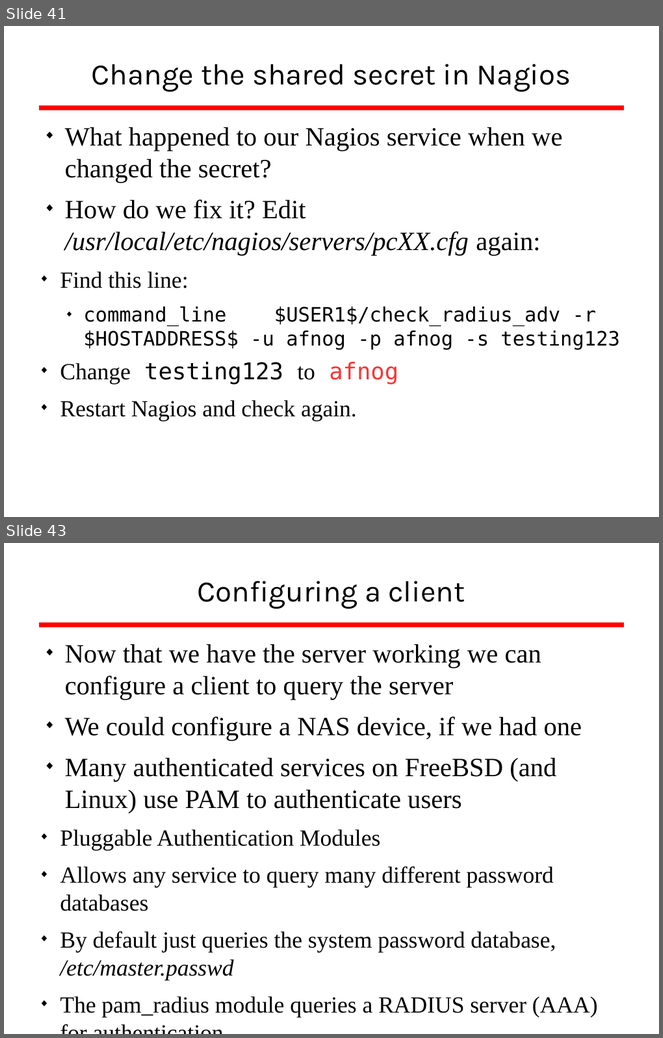
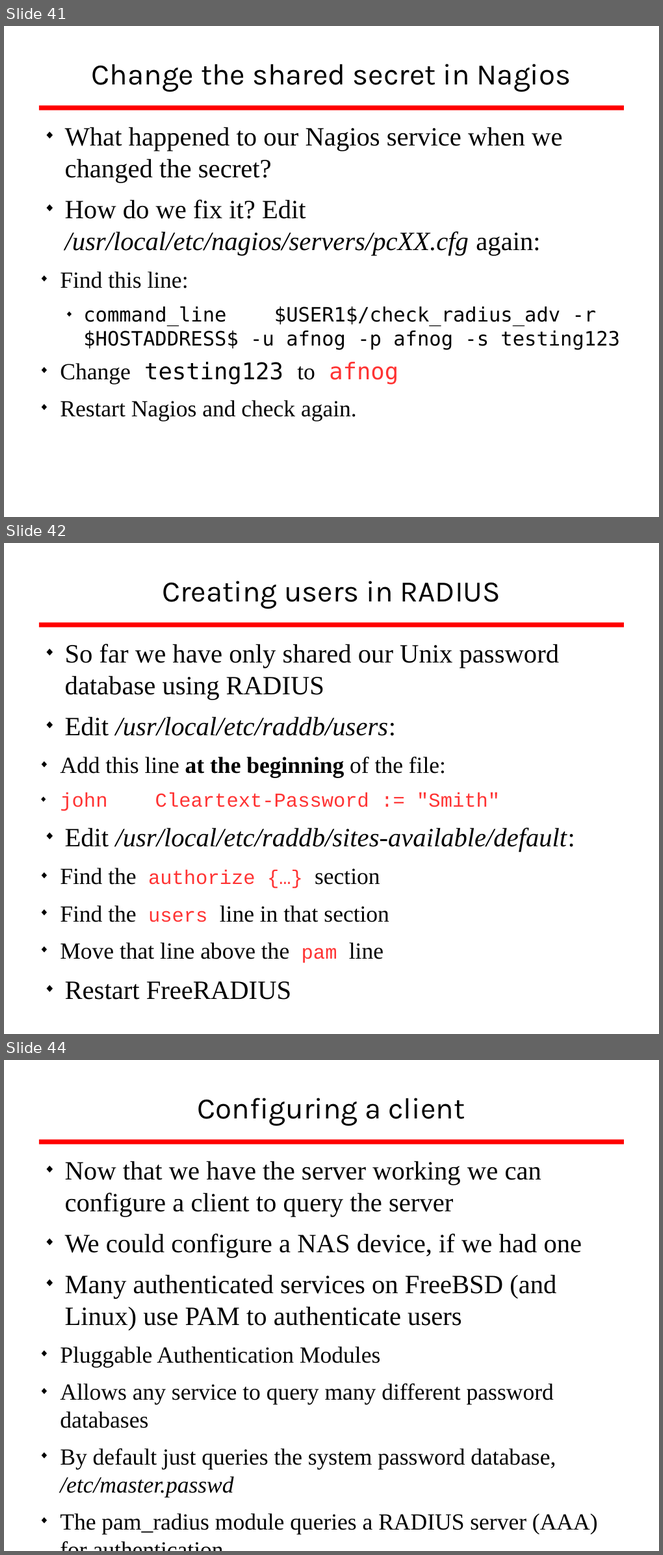
Before and after one commit to afnog/sse, a slide deck: radius/radius_presentation.odp. Shown one above the other, each under a label of ours: slides 41 and 43 before the commit, slides 41, 42 and 44 after it; the slides between them are not shown. The pictures are 663x1038 and 663x1555 pixels, drawn with LibreOffice and Linux fonts; fonts in the diff are those of the drawing; background and template pictures are left out. Boxes give left, top, right and bottom in pixels: in the first picture for what was removed or moved away, otherwise in the second. Text is boxed around its words. In the diff, an @@ line names an element or a change of style, - is before the commit and + after.

```diff
--- a/radius/radius_presentation.odp
+++ b/radius/radius_presentation.odp
@@ slide 42 added at (4, 543, 659, 1034), background #FFFFFF; not listed: 1 template element that a slide beside it also shows @@
@@ title added at (162, 581, 501, 609), 36 pt, text #000000 @@
+Creating users in RADIUS
@@ text added at (60, 644, 575, 1000), 32 pt, text #000000 @@
+◆ So far we have only shared our Unix password database using RADIUS
+◆ Edit /usr/local/etc/raddb/users:
+  ◆ Add this line at the beginning of the file:
+  ◆ john Cleartext-Password := "Smith"
+◆ Edit /usr/local/etc/raddb/sites-available/default:
+  ◆ Find the authorize {…} section
+  ◆ Find the users line in that section
+  ◆ Move that line above the pam line
+◆ Restart FreeRADIUS
@@ what was slide 43 is now slide 44 @@
```
Also in this commit, not shown: 2 slides changed, 1 other file.
